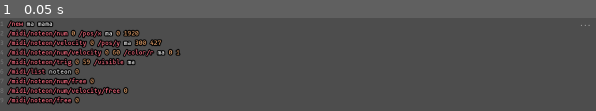
Above: before the commit, frame 1.
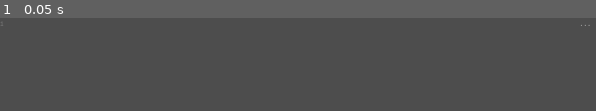
Above: after the commit, the same moment.

Repository: loopier/animatron
Game: Godot game, scene res://main.tscn
Two runs of this game, one before a commit and one after it. Both use one fixed random seed, a clock stepped at 60 frames per second and the inputs below.
Inputs:
- Up to frame 1 (0.05 s): no input

The runs differ from the first frame. In frame 1, 9.7% of the frame differs, in the area x 0-31%, y 2-94%.

Commit message:
Fix `/help`

Diff:
--- a/CommandInterface.gd
+++ b/CommandInterface.gd
@@ -447,8 +447,8 @@
 			msg += "\t%s\n" % [" ".join(subcmd)]
 		postWindow.set_text(msg)
 		return Status.ok(cmdDesc, msg)
-	postWindow.set_text("[HELP] %s %s\n\n%s" % [cmd, cmdDesc.argsDescription, cmdDesc.description])
-	return Status.ok(cmdDesc, "[HELP] %s %s - %s" % [cmd, cmdDesc.argsDescription, cmdDesc.description])
+	#postWindow.set_text("[HELP] %s %s\n\n%s" % [cmd, cmdDesc.argsDescription, cmdDesc.description])
+	return Status.ok(cmdDesc, "[HELP] %s %s\n\n%s" % [cmd, cmdDesc.argsDescription, cmdDesc.description])
 
 ## Read a file with a [param filename] and return its OSC constent in a string
 func loadFile(filename: String) -> Status:
--- a/main.tscn
+++ b/main.tscn
@@ -42,15 +42,6 @@
 theme = ExtResource("3_fotw2")
 theme_override_colors/font_outline_color = Color(0, 0, 0, 1)
 theme_override_constants/outline_size = 10
-text = "/new ma mama
-/midi/noteon/num 0 /pos/x ma 0 1920
-/midi/noteon/velocity 0 /pos/y ma 300 427
-/midi/noteon/num/velocity 0 60 /color/r ma 0 1
-/midi/noteon/trig 0 59 /visible ma
-/midi/list noteon 0
-/midi/noteon/num/free 0
-/midi/noteon/num/velocity/free 0
-/midi/noteon/free 0"
 caret_type = 1
 syntax_highlighter = SubResource("CodeHighlighter_833ra")
 highlight_all_occurrences = true
